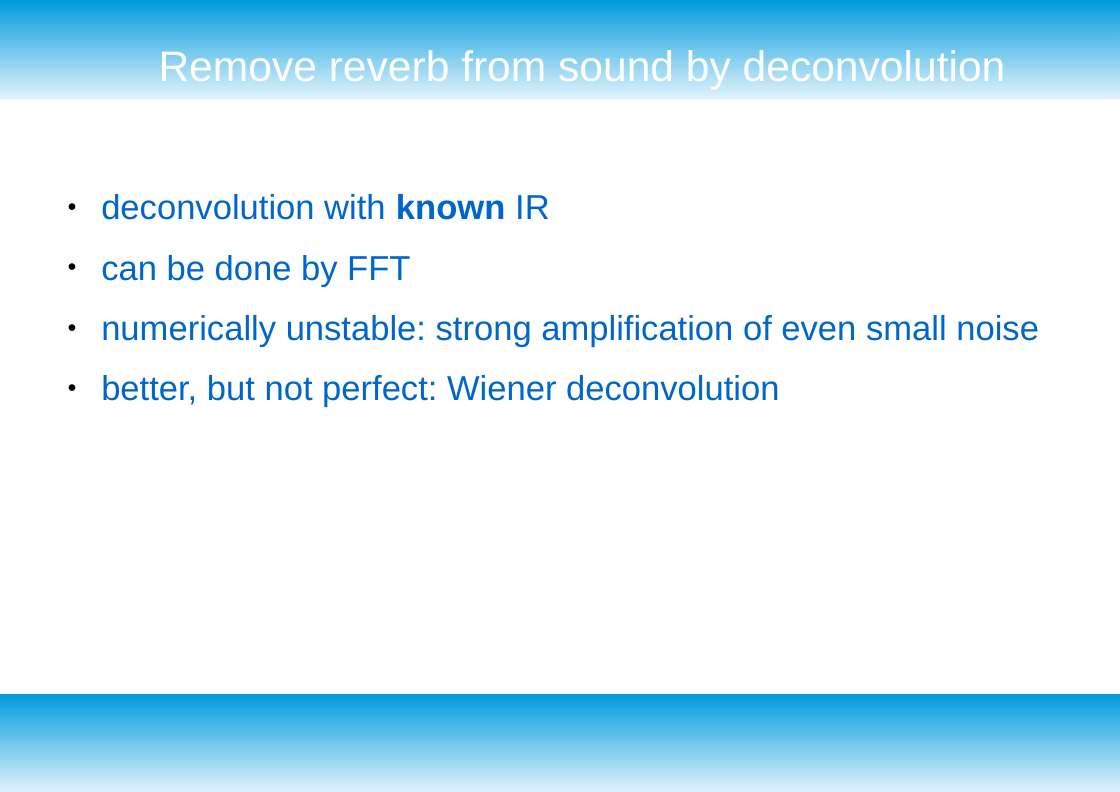
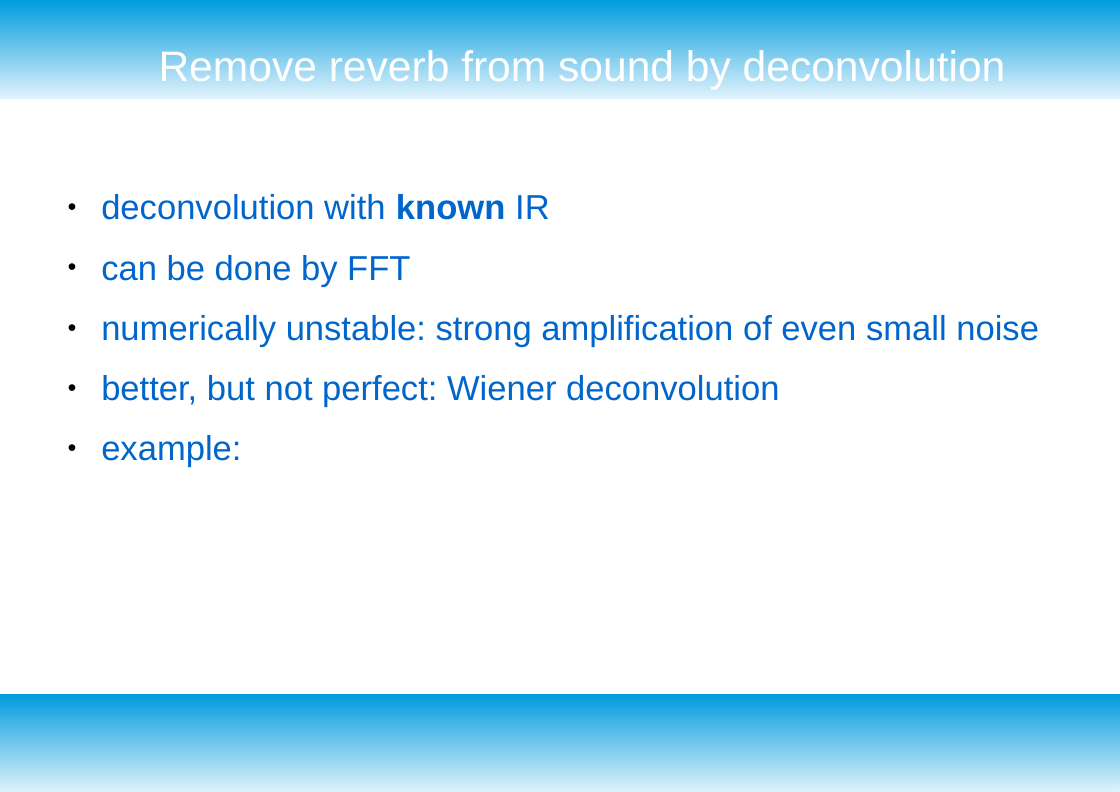
Before and after one commit to jakobatgithub/unreverb, a slide deck: slide 7 of project_presentation.odp (slide 6 before the commit). Drawn at 1120x792 pixels with LibreOffice and Linux fonts; fonts in the diff are those of the drawing. Boxes give left, top, right and bottom in pixels: in the first picture for what was removed or moved away, otherwise in the second. Text is boxed around its words. In the diff, an @@ line names an element or a change of style, - is before the commit and + after.

```diff
--- a/project_presentation.odp
+++ b/project_presentation.odp
@@ text at bbox=[101, 435, 241, 468]: paragraph added @@
+● example:
```
Also in this commit, not shown: 1 other slide changed, 1 slide added, 5 other files.
